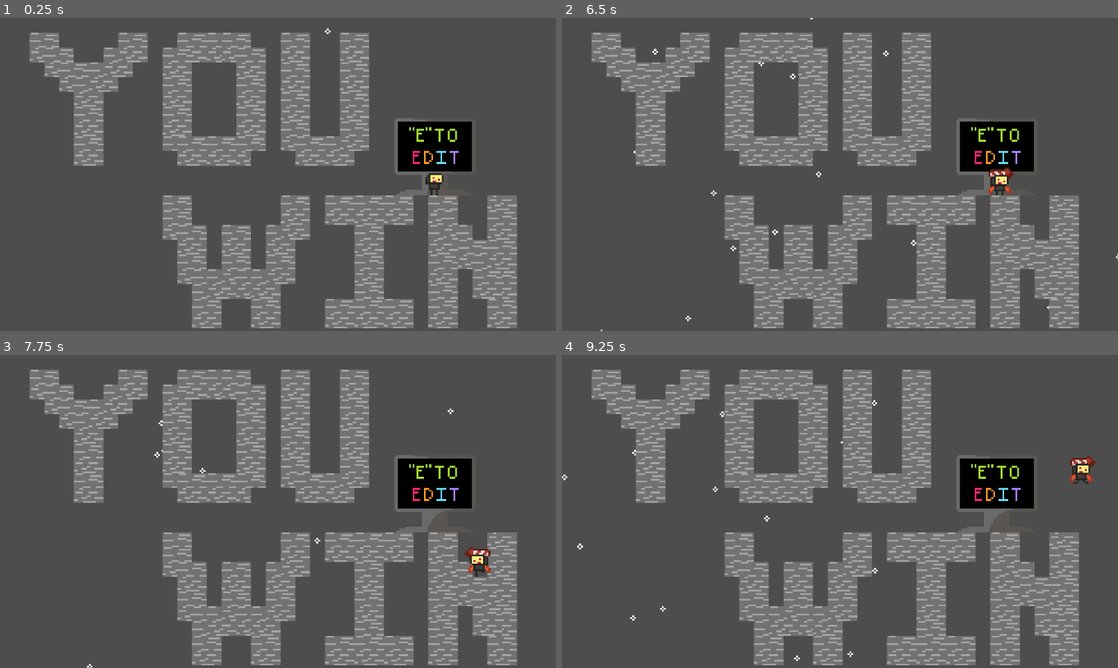
Above: before the commit, frames 1-4 (two rows, left to right).
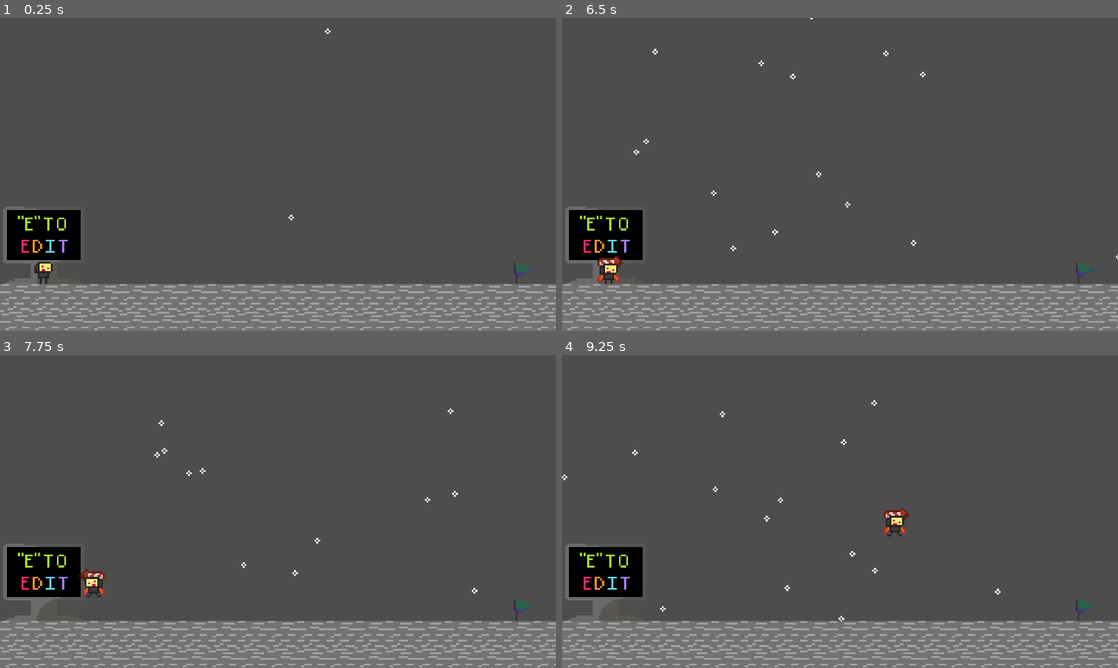
Above: after the commit, the same moments.

Repository: arcality/Built-to-Scale-GMTK-2024
Game: Godot game, scene res://scenes/main.tscn
The game is run twice, just before and just after one commit, with the same random seed, the same clock (stepped at 60 frames per second) and the same inputs. The engine's default icon, where the game draws it, is replaced by a stand-in: a white triangle on a blue panel in a dark square.
Inputs (mouse positions are in pixels of both pictures, inside the frame that each line leads up to):
- Up to frame 1 (0.25 s): no input
- Up to frame 2 (6.5 s): move the mouse to (962, 158) at 0.52 s; hold D (move_right) 0.53-1.25 s; tap E (edit) at 0.6 s; click (962, 158) at 0.67 s; tap Space (jump) at 0.77 s; click "Double Jump" at 1.25 s; click "Umbrella" at 2 s; click "Dash" at 2.75 s; click "Wall Jump" at 3.5 s; click "Climb" at 4.25 s; click "Jump Boost" at 5 s; click "Resume" at 5.75 s
- Up to frame 3 (7.75 s): move the mouse to (166, 527) at 6.52 s; hold D (move_right) 6.53-7.28 s; click (166, 527) at 6.6 s; tap Space (jump) at 6.77 s; move the mouse to (333, 442) at 7.27 s; hold A (move_left) from 7.28 s (still down); tap E (edit) at 7.35 s
- Up to frame 4 (9.25 s): move the mouse to (812, 574) at 8.02 s; release A (move_left) at 8.03 s; hold D (move_right) from 8.03 s (still down); click (812, 574) at 8.1 s; tap Space (jump) at 8.27, 9.02 s; move the mouse to (1006, 558) at 8.77 s; tap E (edit) at 8.85 s

The runs differ from the first frame. In frame 1, 42% of the frame differs, in the area x 0-100%, y 4-100%; in frame 2, 42%; in frame 3, 42%; in frame 4, 42%.

Commit message:
Update main.gd

Diff:
--- a/scripts/main.gd
+++ b/scripts/main.gd
@@ -31,7 +31,7 @@
 6:Vector2(1100,240),
 7:Vector2(100,-600)}
 
-var level = 7
+var level = 0
 
 #var game = preload("res://scenes/levels/level_one.tscn").instantiate()
 
